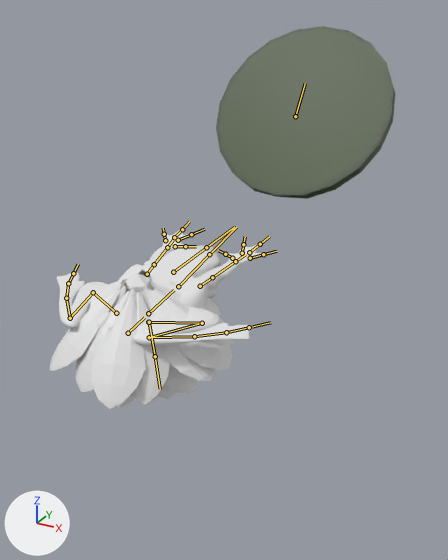
The FBX model Project Riptide/Assets/Meshes/Monsters/FlowerFrog_Mod.fbx, before and after one commit.
Both versions are drawn from a camera (50 mm lens) standing at (9.47, -22.63, 3.08) and looking at (0.27, -5.9, -5.28). The axes (+X, +Y, +Z) are drawn at lower left. The lights are the same throughout. Both versions are drawn at frame 75 of the action 'Armature|FlowerFrogDeath_Anim'; the numbers are the values there. The bones that bend it are drawn over the model as lines.

Names of what the first picture shows: 'Flower', 'Frog', 'Lilypad'.
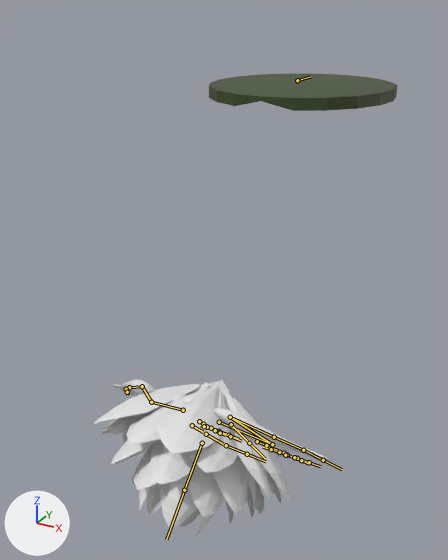
Where the change shows, as pixel boxes [x1, y1, x2, y2] in the pictures (448 x 560 px):
'Flower', posed (11% taller): before [49, 270, 235, 409]; after [94, 380, 290, 534]
'Lilypad', posed (78% shorter): before [216, 26, 395, 199]; after [209, 73, 397, 111]
'Frog', posed: before [57, 228, 266, 345]; after [113, 379, 329, 464]
bone 'Bone.029', root to tip: before (295, 116) to (305, 83); after (297, 80) to (311, 76)
bone 'Bone', root to tip: before (128, 333) to (144, 317); after (192, 425) to (203, 432)

What the commit changed:
Bone 'Bone.029' (bone_bone_029) moves from (0.0, 0.0, 0.62) to (0.0, 0.0, -0.72).
Bone 'Bone.029' (bone_bone_029) turns from (-124, 0, 0) to (-179, 0, 0) degrees about its own x, y and z.
Bone 'Bone' (bone_bone) moves from (0.0, -8.65, 7.64) to (2.57, -11.12, -6.08).
